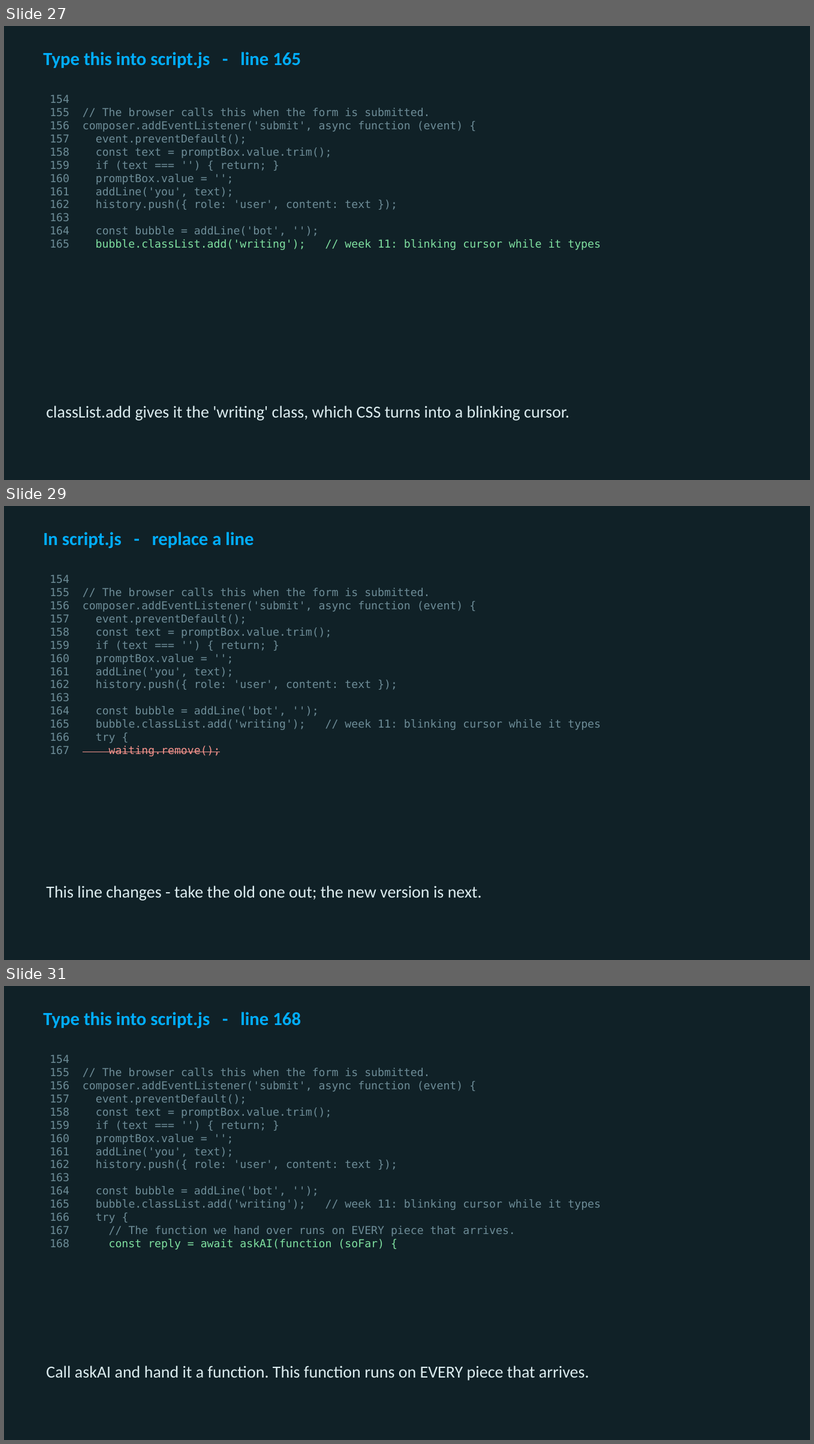
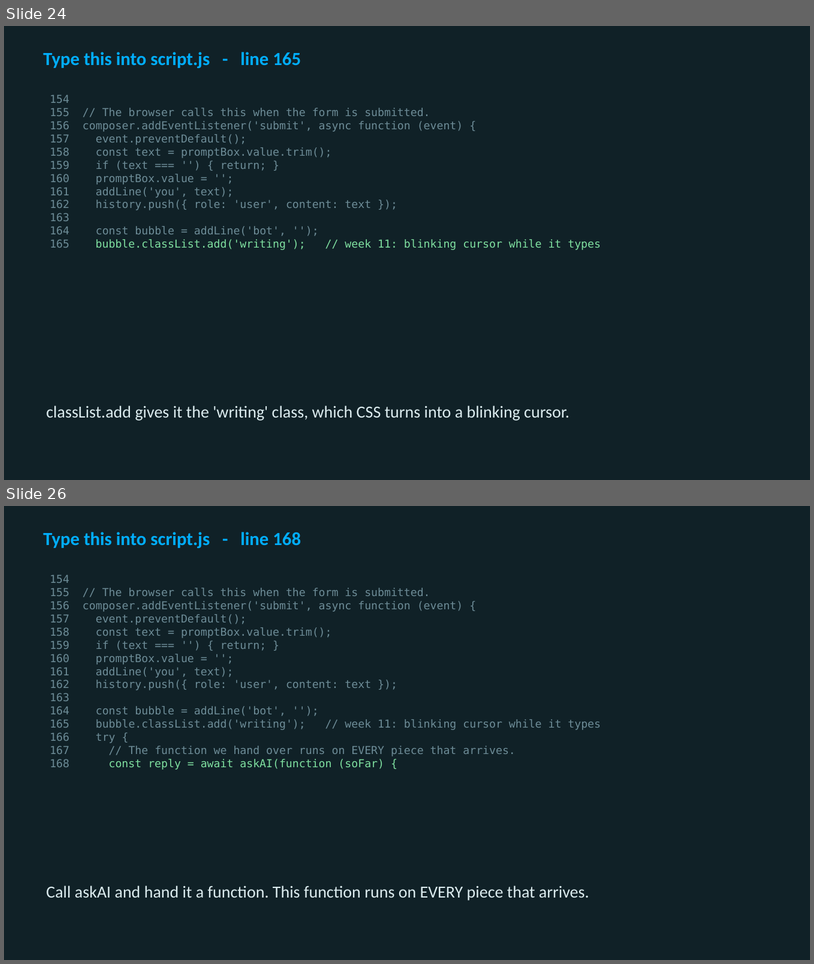
Before and after one commit to utgapps/utgapps.github.io, a slide deck: ai101/slides/week-11.pptx. Shown one above the other, each under a label of ours: slides 27, 29 and 31 before the commit, slides 24 and 26 after it; the slides between them are not shown. The pictures are 814x1444 and 814x964 pixels, drawn with LibreOffice and Linux fonts; fonts in the diff are those of the drawing. Boxes give left, top, right and bottom in pixels: in the first picture for what was removed or moved away, otherwise in the second. Text is boxed around its words. In the diff, an @@ line names an element or a change of style, - is before the commit and + after.

```diff
--- a/ai101/slides/week-11.pptx
+++ b/ai101/slides/week-11.pptx
@@ slide 29 removed at <box>4,506,810,960</box>, background #102127 @@
@@ text removed at <box>43,532,254,548</box> @@
-In script.js - replace a line
@@ text removed at <box>50,575,601,756</box> @@
-154
-155 // The browser calls this when the form is submitted.
-156 composer.addEventListener('submit', async function (event) {
-157 event.preventDefault();
-158 const text = promptBox.value.trim();
-159 if (text === '') { return; }
-160 promptBox.value = '';
-161 addLine('you', text);
-162 history.push({ role: 'user', content: text });
-163
-164 const bubble = addLine('bot', '');
-165 bubble.classList.add('writing'); // week 11: blinking cursor while it types
-166 try {
-167 waiting.remove();
@@ text removed at <box>46,885,482,900</box> @@
-This line changes - take the old one out; the new version is next.
@@ what was slide 27 is now slide 24 @@
@@ what was slide 31 is now slide 26 @@
```
Also in this commit, not shown: 3 slides changed, 5 other slides removed, 21 other files.
